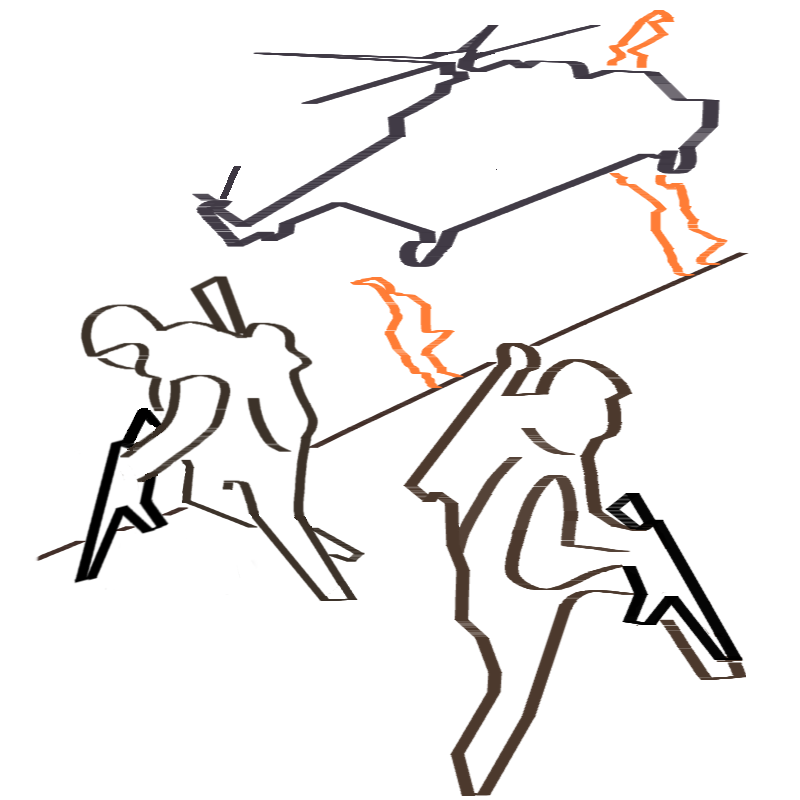
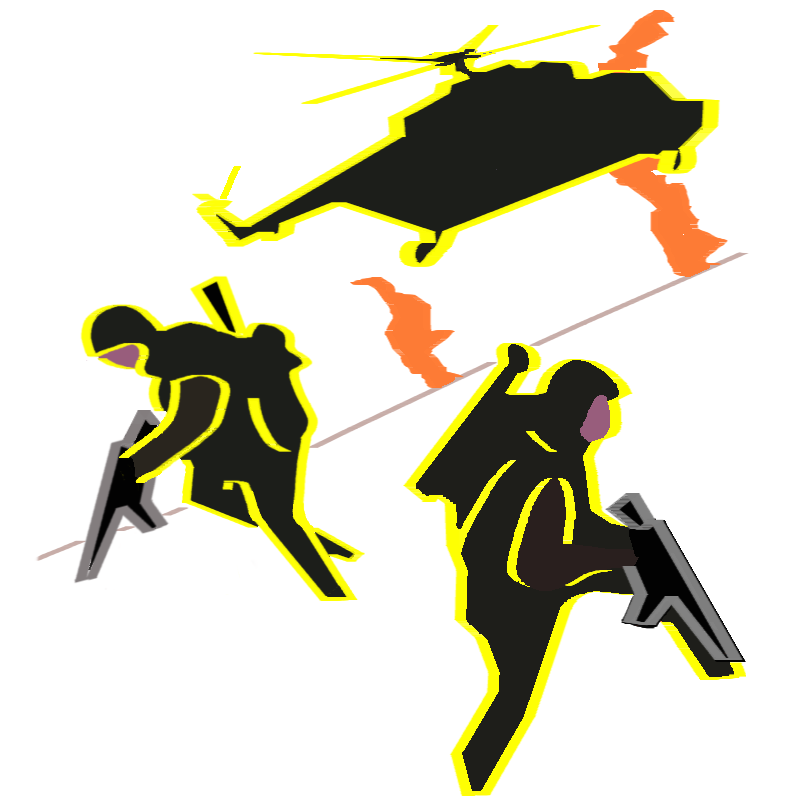
Before/after of a 800×800 layered artwork. What changed in the layer stack:
hid group "Группа слоёв" (0 layers) over [35, 14, 749, 796]
moved "weap" out of group "Группа слоёв", painted on it over [605, 493, 744, 660]
moved "Слой #3" out of group "Группа слоёв", painted on it over [192, 25, 721, 267]
moved "Копия Слой" out of group "Группа слоёв", painted on it over [73, 275, 365, 601]
moved "dym" out of group "Группа слоёв", painted on it over [350, 14, 728, 388]
moved "ground2" out of group "Группа слоёв", painted on it over [35, 252, 749, 562]
moved "Слой" out of group "Группа слоёв", painted on it over [86, 52, 746, 796]
